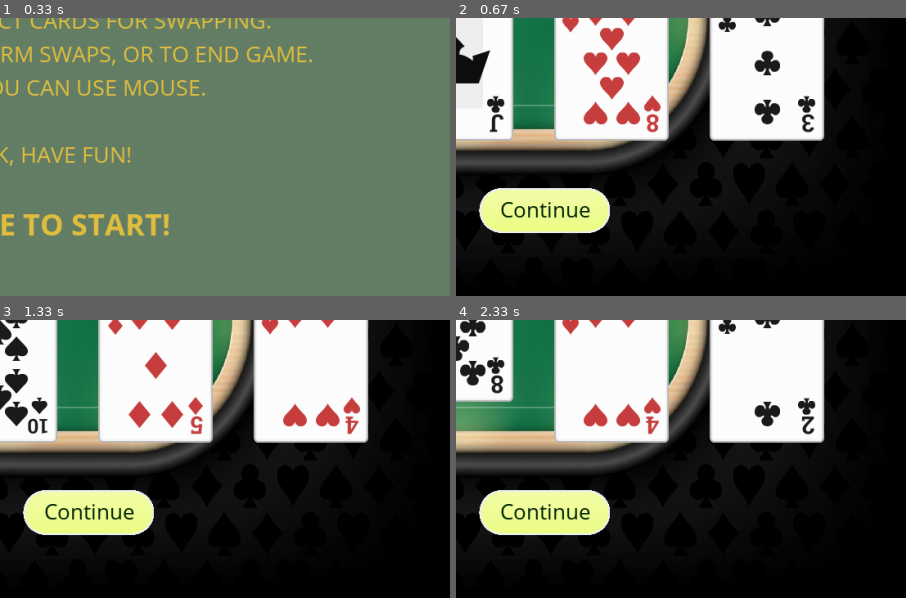
Above: before the commit, frames 1-4 (two rows, left to right).
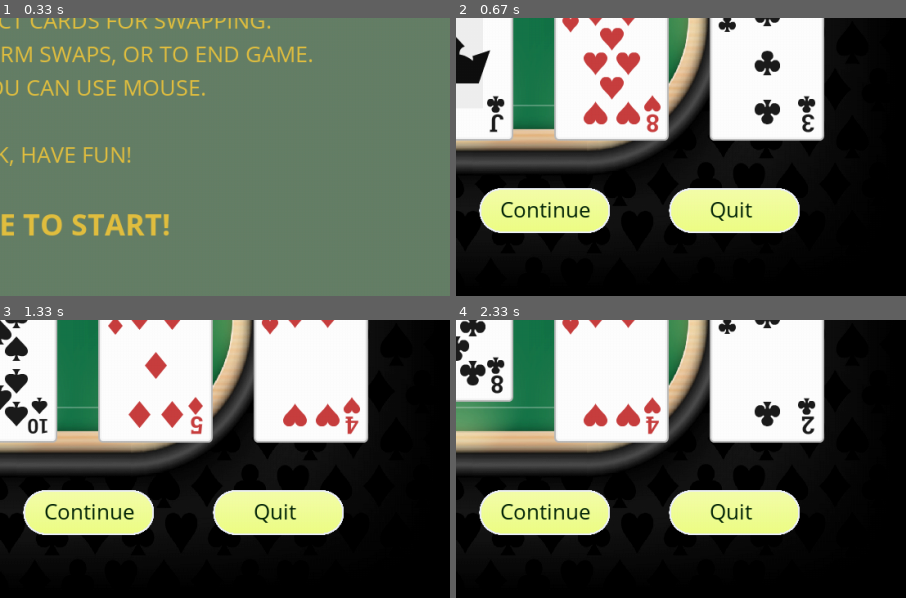
Above: after the commit, the same moments.

Repository: jungleistx/poker_game
Game: pygame game, started from main.py
Two runs of this game, one before a commit and one after it. Both use one fixed random seed, a clock stepped at 60 frames per second and the inputs below.
Inputs (mouse positions are % of the whole screen's width and height, from its top left):
- Up to frame 1 (0.33 s): no input
- Up to frame 2 (0.67 s): tap Space at 0.33 s
- Up to frame 3 (1.33 s): click "Continue" at 0.72 s; tap Space at 1 s
- Up to frame 4 (2.33 s): tap 1 at 1.33, 1.82 s; tap Space at 1.73, 2.03 s; click (51, 61) at 2.22 s
The pictures show only the part of the screen within x 50-100%, y 50-100%; the shares and areas given below are measured in that part.

Frame 1 is identical in both runs. In frame 2, 4.4% of the frame differs, in the area x 47-77%, y 61-78%; in frame 3, 4.4%; in frame 4, 4.4%.

Commit message:
mod Window, add quit button

Diff:
--- a/classes/window.py
+++ b/classes/window.py
@@ -25,11 +25,11 @@
 	def __set_buttons(self):
 		swap_x, swap_y, swap_text_x, swap_text_y = 350, 535, 358, 556
 		submit_x, submit_y, submit_text_x, submit_text_y = 578, 535, 604, 556
+		quit_x, quit_y, quit_text_x, quit_text_y = 810, 535, 860, 556
 
 		self.swap = Button('Swap cards', swap_x, swap_y, swap_text_x, swap_text_y)
 		self.submit = Button('Continue', submit_x, submit_y, submit_text_x, submit_text_y)
-		# self.swap.update_coordinates()
-		# self.submit.update_coordinates()
+		self.quit = Button('Quit', quit_x, quit_y, quit_text_x, quit_text_y)
 
 
 	def check_mouseclick_cards(self):
@@ -105,6 +105,7 @@
 	def draw_buttons(self):
 		self.swap.draw_button(self.window)
 		self.submit.draw_button(self.window)
+		self.quit.draw_button(self.window)
 
 
 	def draw_cards(self):
